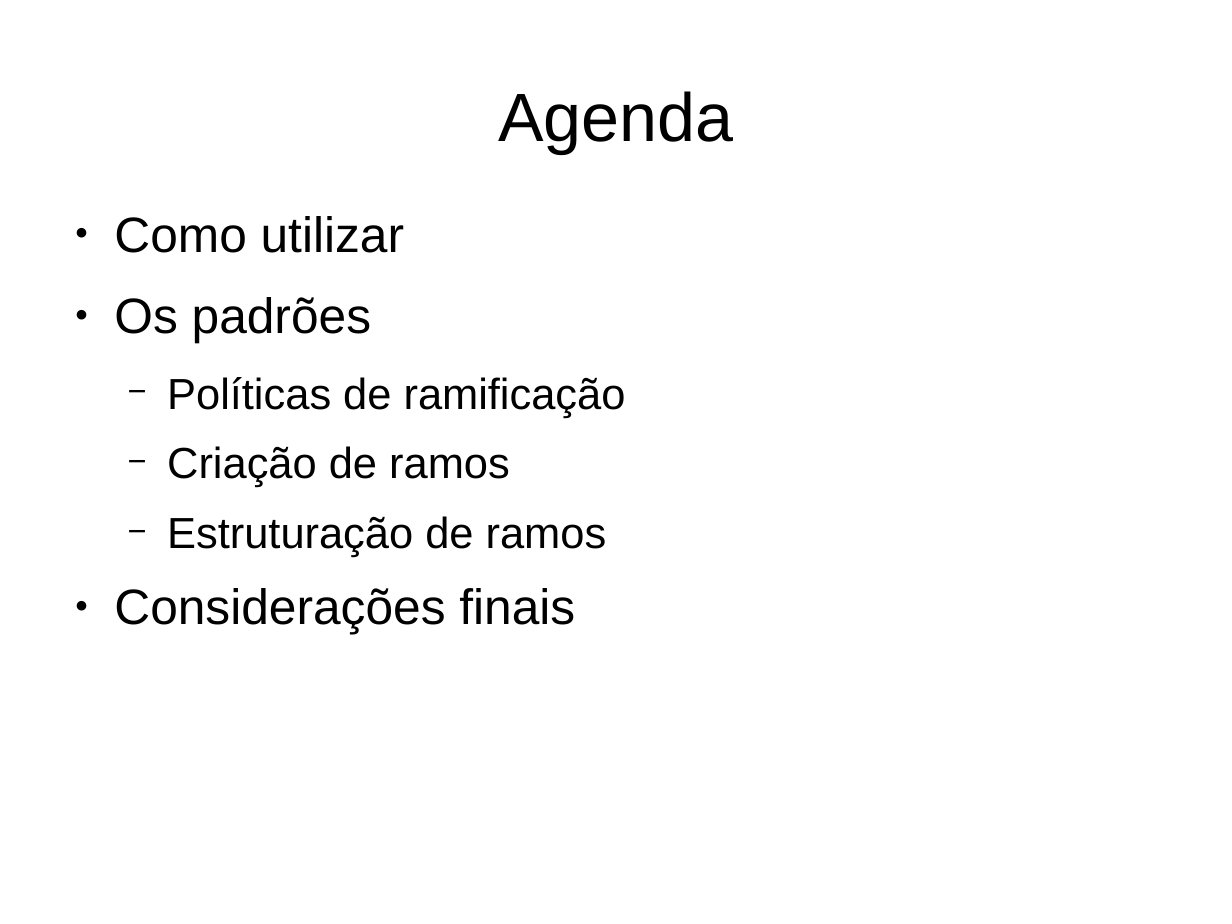
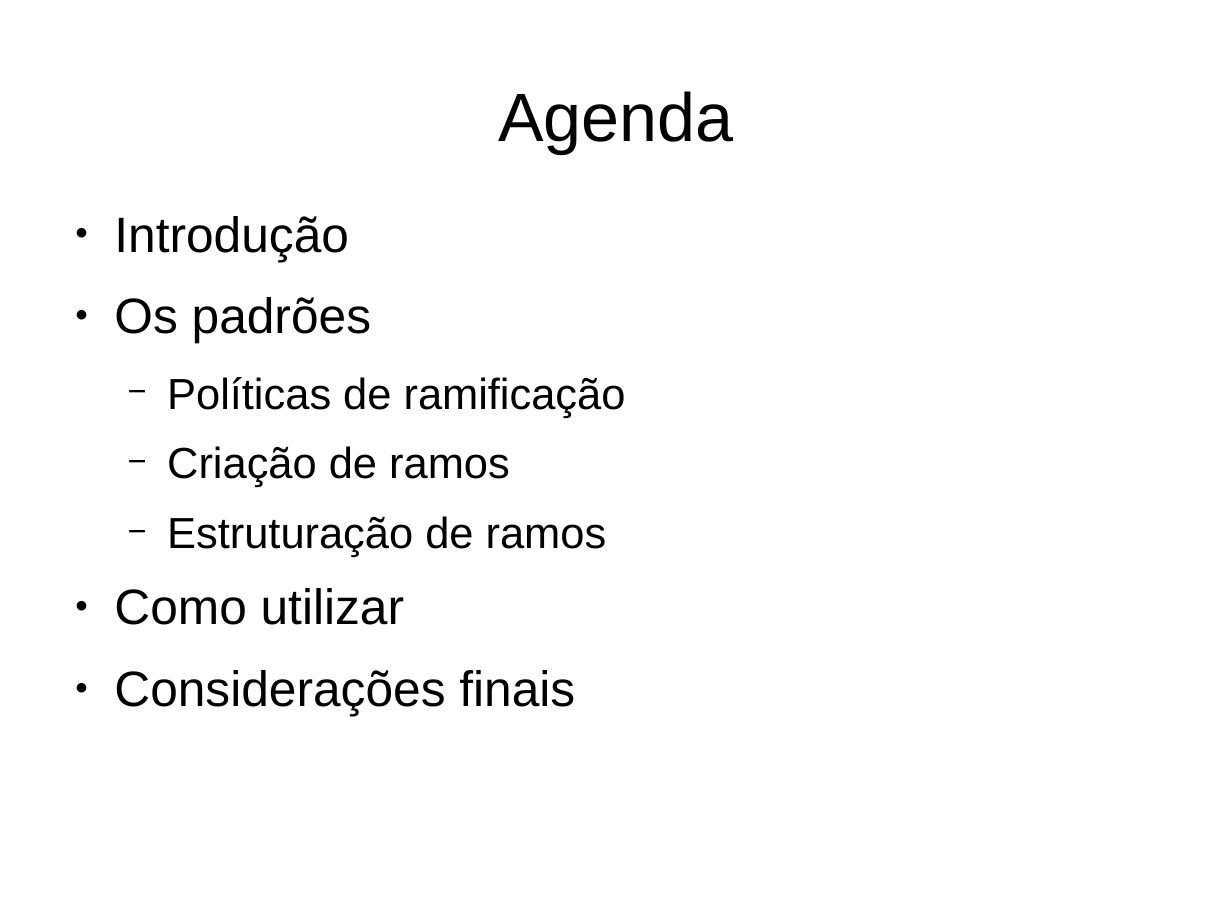
Before and after one commit to gtessa/gc20131_leitura_5, a slide deck: slide 2 of Inicial.odp. Drawn at 1232x924 pixels with LibreOffice and Linux fonts; fonts in the diff are those of the drawing. Boxes give left, top, right and bottom in pixels: in the first picture for what was removed or moved away, otherwise in the second. Text is boxed around its words. In the diff, an @@ line names an element or a change of style, - is before the commit and + after.

```diff
--- a/Inicial.odp
+++ b/Inicial.odp
@@ text at (114,216,349,261): text changed @@
-● Como utilizar
+● Introdução
@@ text at (114,588,404,625): paragraph added @@
+● Como utilizar
```
Also in this commit, not shown: 1 other slide changed, 12 other files.
